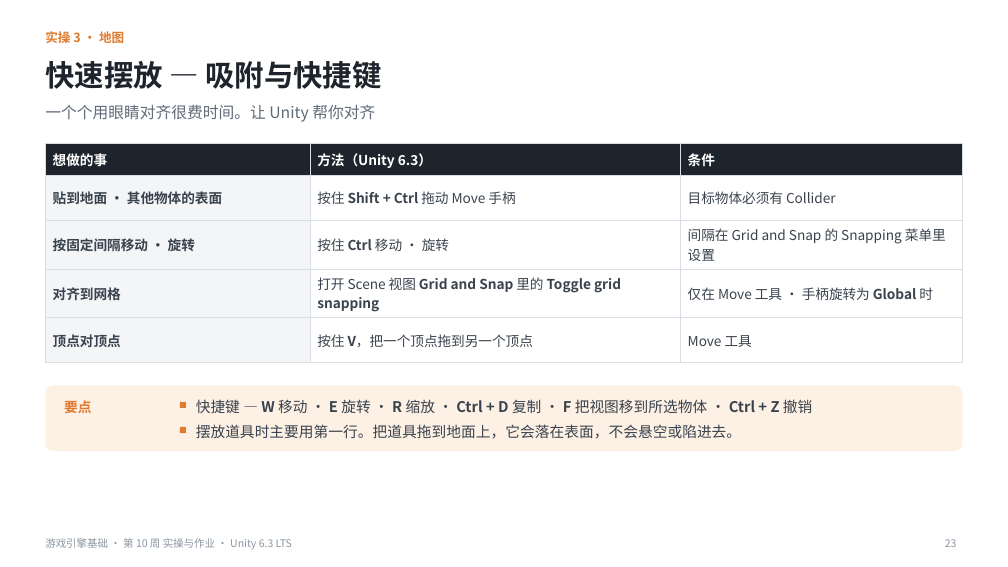
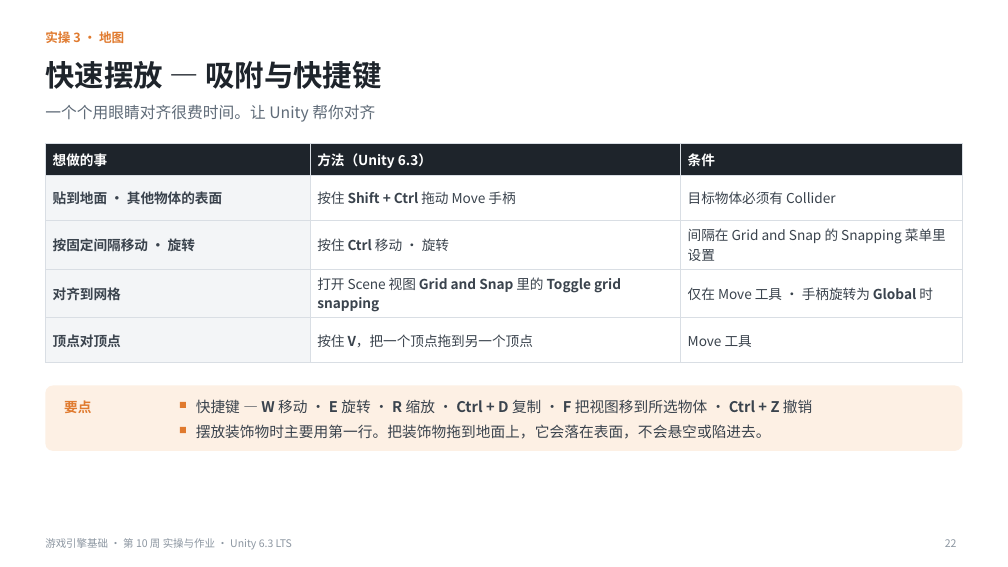
Before and after one commit to iplay-garden/game-engine-basics, a slide deck: slide 22 of 10주차/简体中文/游戏引擎基础_第10周_实操与作业指南_简体中文.pptx (slide 23 before the commit). Drawn at 1008x567 pixels with LibreOffice and Linux fonts; fonts in the diff are those of the drawing. Boxes give left, top, right and bottom in pixels: in the first picture for what was removed or moved away, otherwise in the second. Text is boxed around its words. In the diff, an @@ line names an element or a change of style, - is before the commit and + after.

```diff
--- a/10주차/简体中文/游戏引擎基础_第10周_实操与作业指南_简体中文.pptx
+++ b/10주차/简体中文/游戏引擎基础_第10周_实操与作业指南_简体中文.pptx
@@ text at [196,424,771,439]: text changed @@
-摆放道具时主要用第一行。把道具拖到地面上，它会落在表面，不会悬空或陷进去。
+摆放装饰物时主要用第一行。把装饰物拖到地面上，它会落在表面，不会悬空或陷进去。
```
Also in this commit, not shown: 17 other slides changed, 13 other files.
